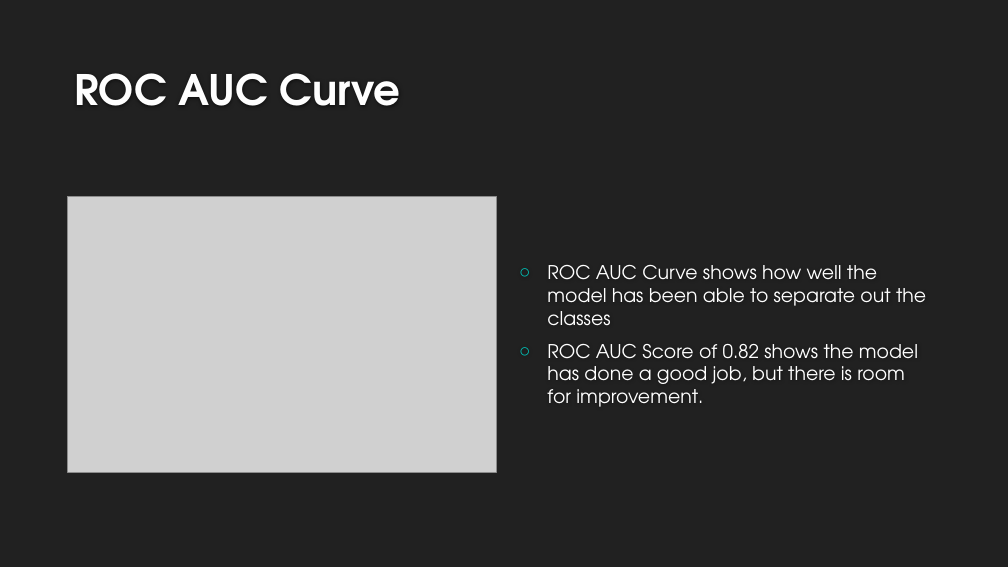
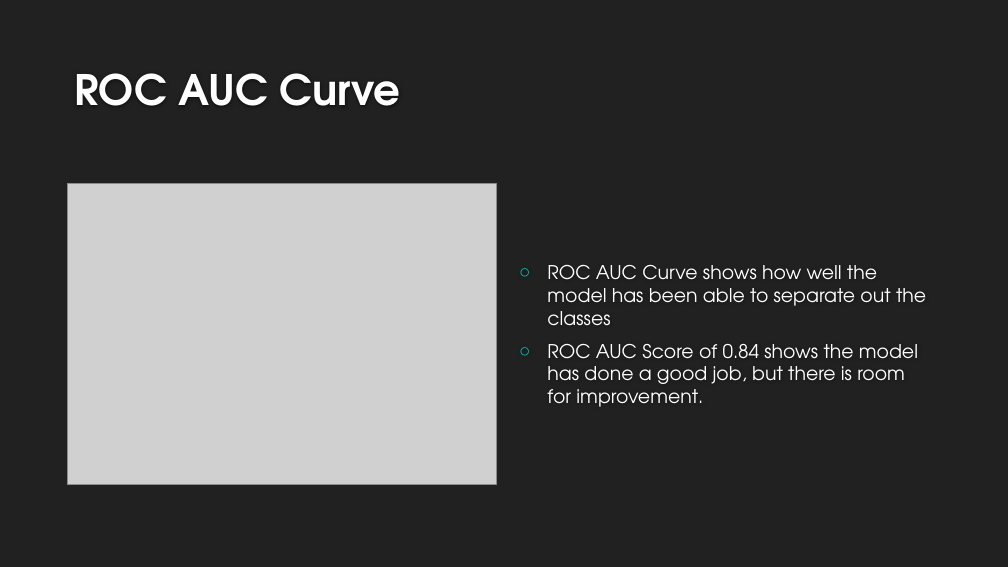
Before and after one commit to AshwiniA/Insurance-Fraud, a slide deck: slide 16 of Fraudulent Claim Detection.pptx (slide 26 before the commit). Drawn at 1008x567 pixels with LibreOffice and Linux fonts; fonts in the diff are those of the drawing; grey boxes stand for pictures; background and template pictures are left out. Boxes give left, top, right and bottom in pixels: in the first picture for what was removed or moved away, otherwise in the second. Text is boxed around its words. In the diff, an @@ line names an element or a change of style, - is before the commit and + after.

```diff
--- a/Fraudulent Claim Detection.pptx
+++ b/Fraudulent Claim Detection.pptx
@@ picture: place and size @@
-picture at [68,197,497,473]
+picture at [68,184,497,485]
@@ text at [547,344,918,407]: text changed @@
-○ ROC AUC Score of 0.82 shows the model has done a good job, but there is room for improvement.
+○ ROC AUC Score of 0.84 shows the model has done a good job, but there is room for improvement.
```
Also in this commit, not shown: 8 other slides changed, 3 slides added, 14 slides removed.
